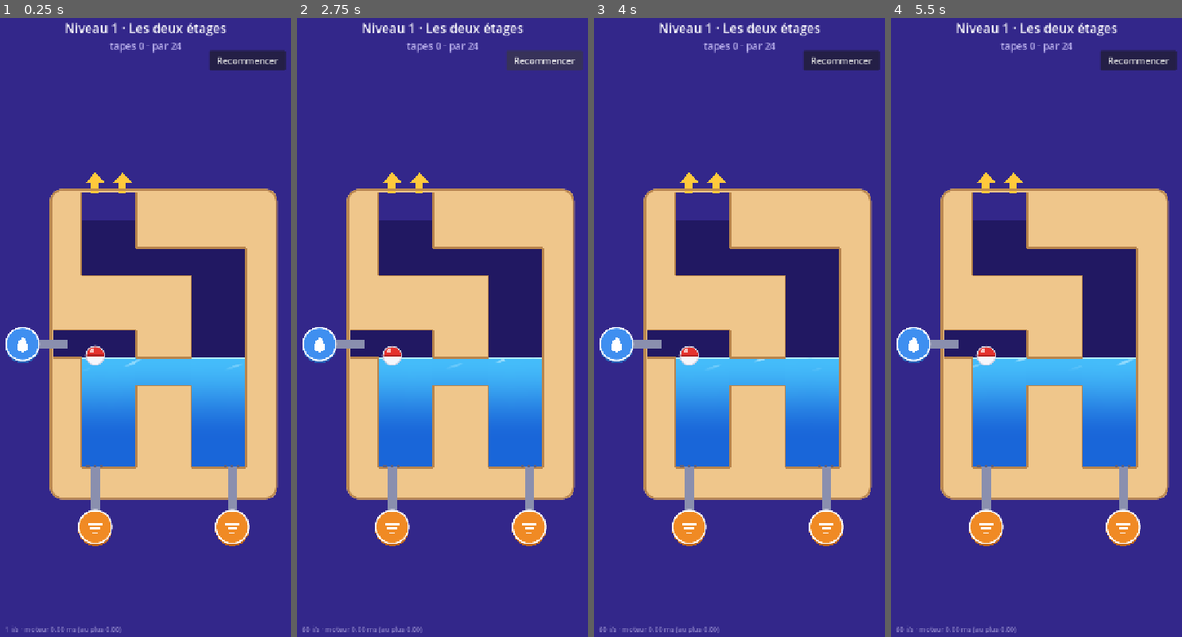
Above: before the commit, frames 1-4 (left to right).
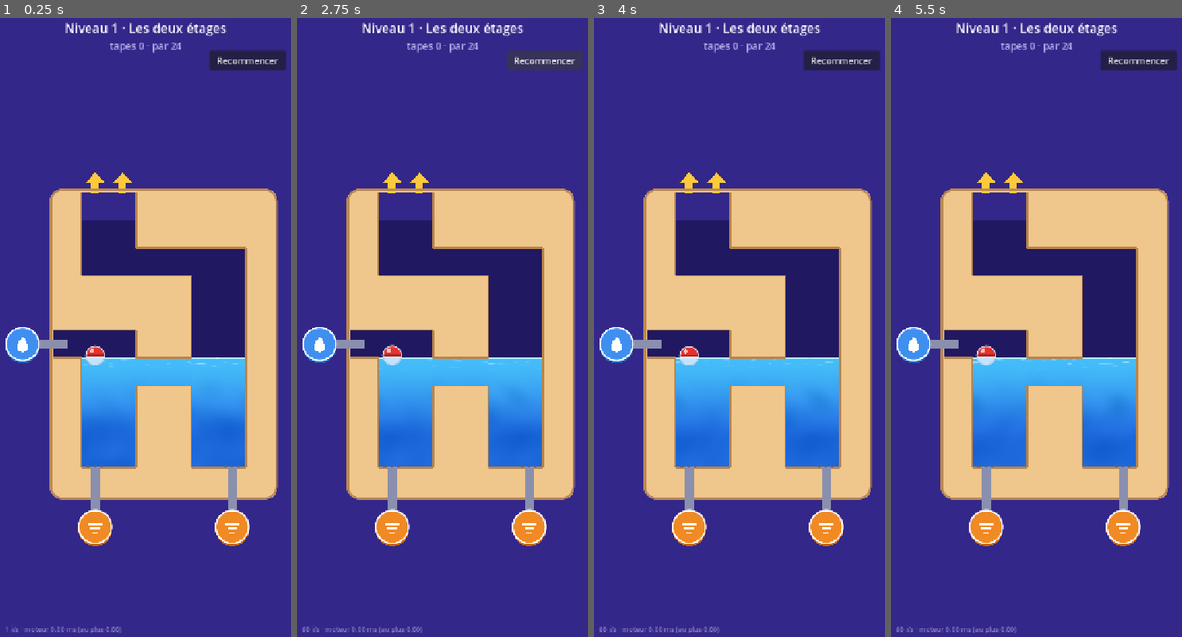
Above: after the commit, the same moments.

Repository: VincentDebaty/station
Game: Godot game, scene res://principal.tscn
The game is run twice, just before and just after one commit, with the same random seed, the same clock (stepped at 60 frames per second) and the same inputs.
Inputs (mouse positions are in pixels of both pictures, inside the frame that each line leads up to):
- Up to frame 1 (0.25 s): no input
- Up to frame 2 (2.75 s): click "Recommencer" at 0.5 s; click "Recommencer" at 1.25 s; click "Recommencer" at 2 s
- Up to frame 3 (4 s): tap Enter at 2.75 s; move the mouse to (803, 284) at 2.77 s; click (803, 284) at 2.92 s; tap Space at 3.5 s; move the mouse to (681, 352) at 3.52 s; click (681, 352) at 3.67 s
- Up to frame 4 (5.5 s): tap Enter at 4.25 s; move the mouse to (1065, 178) at 4.27 s; click (1065, 178) at 4.42 s; tap Space at 5 s; move the mouse to (1021, 445) at 5.02 s; click (1021, 445) at 5.17 s

The runs differ from the first frame. In frame 1, 0.1% of the frame differs, in the area x 28-83%, y 54-57%; in frame 2, 0.1%; in frame 3, 0.1%; in frame 4, 0.2%, in the area x 28-84%, y 52-57%.

Commit message:
Labyrinthe d'eau : des reflets qui épousent les vagues, une boule qui s'incline et trempe
Les deux derniers points du prompt de Vincent (sections 3 et 5).

Les reflets n'étaient que deux sinusoïdes, au motif répétitif. eau.gdshader
tire maintenant d'un bruit lent (un hachage sans sinus, stable en précision
moyenne sur mobile) de fins traits clairs, étirés à l'horizontale, qui
dérivent juste sous la surface et s'effacent en descendant — ils sont placés
en profondeur sous la surface locale, donc ils suivent les vagues ; le
liseré scintille par endroits ; en profondeur, des voiles de lumière à
peine visibles ondulent. Toujours opaque, toujours un seul shader.

La boule roulait seulement avec son déplacement. Elle s'incline désormais
avec la pente de la surface sous elle, comme une bouée (un ressort amorti,
7 rad/s, amortissement 0,8 : elle suit les vagues sans trembler, et se
redresse sous un plafond ou au sec) ; elle suit la petite houle de repos de
l'affichage ; sa part immergée est voilée d'un cyan léger sous une ligne de
flottaison claire (un premier voile, plus bleu et plus dense, virait au
violet sur la moitié rouge).

Tout cela est visuel : moteur.gd n'a pas changé, le banc de bc23e82 reste
valable (vert, par 24). Vérifié en fenêtre sur la partie normale et sur la
démo de chute haute : aucune erreur.

Co-Authored-By: Claude Opus 5.5 <noreply@anthropic.com>

Diff:
--- a/prototypes/labyrinthe-godot/eau.gdshader
+++ b/prototypes/labyrinthe-godot/eau.gdshader
@@ -1,11 +1,17 @@
 // L'eau du labyrinthe : chaque bassin est un polygone dont le bord du haut
 // suit la surface à ressorts du moteur. Le polygone porte, dans UV :
-//   UV.x  l'abscisse, en cases (pour les reflets) ;
+//   UV.x  l'abscisse, en cases (continue d'un bassin à l'autre) ;
 //   UV.y  la profondeur sous la surface locale, en cases (0 à la surface).
-// Le shader en tire un dégradé (cyan lumineux en surface, bleu plus profond
-// vers le fond), un liseré clair d'épaisseur constante à la surface, et
-// quelques reflets fins qui glissent juste sous elle. Rien de répétitif :
-// deux ondes de fréquences sans rapport simple, lentes.
+// D'où :
+//   - un dégradé : cyan lumineux en surface, bleu plus profond vers le fond ;
+//   - un liseré clair d'épaisseur constante à l'écran, qui scintille par
+//     endroits, là où un bruit lent passe un seuil ;
+//   - des reflets : de fins traits clairs juste sous la surface, tirés d'un
+//     bruit étiré à l'horizontale qui dérive lentement — ils épousent la
+//     surface (on les place en profondeur, pas en hauteur) et s'effacent en
+//     descendant ; jamais le même motif deux fois ;
+//   - en profondeur, des voiles de lumière à peine visibles qui ondulent.
+// Le bruit est un hachage sans sinus (stable en précision moyenne sur mobile).
 shader_type canvas_item;
 
 uniform float case_px = 50.0;               // une case, en pixels (pour le liseré)
@@ -13,20 +19,44 @@
 uniform vec4 eau_claire : source_color = vec4(0.27, 0.74, 0.98, 1.0);
 uniform vec4 eau_fonce : source_color = vec4(0.10, 0.40, 0.85, 1.0);
 uniform vec4 lisere : source_color = vec4(0.70, 0.93, 1.0, 1.0);
-uniform vec4 reflet : source_color = vec4(0.86, 0.97, 1.0, 1.0);
+uniform vec4 reflet : source_color = vec4(0.88, 0.98, 1.0, 1.0);
 uniform float profondeur_fonce = 3.0;       // en cases : là où l'eau est la plus foncée
-uniform float opacite = 1.0;               // opaque : deux bassins voisins se recouvrent un peu sans liseré de raccord
+uniform float opacite = 1.0;                // opaque : deux bassins voisins se recouvrent un peu sans liseré de raccord
+
+float hachage(vec2 p) {
+	vec3 p3 = fract(vec3(p.xyx) * 0.1031);
+	p3 += dot(p3, p3.yzx + 33.33);
+	return fract((p3.x + p3.y) * p3.z);
+}
+
+float bruit(vec2 p) {
+	vec2 i = floor(p);
+	vec2 f = fract(p);
+	vec2 u = f * f * (3.0 - 2.0 * f);
+	return mix(mix(hachage(i), hachage(i + vec2(1.0, 0.0)), u.x),
+		mix(hachage(i + vec2(0.0, 1.0)), hachage(i + vec2(1.0, 1.0)), u.x), u.y);
+}
 
 void fragment() {
 	float x = UV.x;
 	float p = max(UV.y, 0.0);
 	vec4 c = mix(eau_claire, eau_fonce, smoothstep(0.0, profondeur_fonce, p));
-	// reflets : de fines bandes claires qui glissent sous la surface et s'effacent en profondeur
-	float onde = sin(x * 3.1 + TIME * 0.9 + p * 9.0) * sin(x * 1.7 - TIME * 0.6);
-	float bande = smoothstep(0.82, 0.97, onde) * (1.0 - smoothstep(0.08, 0.55, p)) * step(0.06, p);
-	c = mix(c, reflet, bande * 0.55);
-	// le liseré de surface, d'épaisseur constante à l'écran
+
+	// les reflets : des traits fins, allongés, qui dérivent sous la surface
+	float n = bruit(vec2(x * 2.4 + TIME * 0.22, p * 16.0 - TIME * 0.12));
+	float n2 = bruit(vec2(x * 5.3 - TIME * 0.37, p * 26.0 + 3.7));
+	float trait = smoothstep(0.70, 0.88, n * 0.65 + n2 * 0.35);
+	trait *= smoothstep(0.035, 0.08, p) * (1.0 - smoothstep(0.12, 0.5, p));
+	c = mix(c, reflet, trait * 0.55);
+
+	// la lumière en profondeur : des voiles très doux qui ondulent
+	float voile = bruit(vec2(x * 1.5 + sin(TIME * 0.31 + p * 1.7) * 0.5, p * 1.2 - TIME * 0.18));
+	c.rgb += (voile - 0.5) * 0.07 * smoothstep(0.5, 1.6, p);
+
+	// le liseré de surface, d'épaisseur constante, qui scintille par endroits
 	float d_px = p * case_px;
-	c = mix(c, lisere, 1.0 - smoothstep(lisere_px - 1.0, lisere_px, d_px));
+	float bord = 1.0 - smoothstep(lisere_px - 1.0, lisere_px, d_px);
+	float scintille = smoothstep(0.78, 0.97, bruit(vec2(x * 6.5 + TIME * 0.9, TIME * 0.6)));
+	c = mix(c, mix(lisere, vec4(1.0), scintille * 0.8), bord);
 	COLOR = vec4(c.rgb, opacite);
 }
--- a/prototypes/labyrinthe-godot/principal.gd
+++ b/prototypes/labyrinthe-godot/principal.gd
@@ -53,6 +53,12 @@
 var boule_avant := Vector2.ZERO
 var angle := 0.0
 var angle_avant := 0.0
+# L'inclinaison de la boule sur les vagues : un ressort amorti vers la pente
+# de la surface sous elle, comme une bouée (purement visuel).
+var incline := 0.0
+var incline_v := 0.0
+const INCLINE_PULS := 7.0             # rad/s
+const INCLINE_AMORTI := 0.8
 var fini := false
 var attente_fin := 0
 var ms_pas := 0.0
@@ -171,7 +177,7 @@
 	e = M.charger()
 	image = 0; appui = -1; fini = false; attente_fin = 0; acc = 0.0
 	boule_avant = Vector2(e.bx, e.by)
-	angle = 0.0; angle_avant = 0.0
+	angle = 0.0; angle_avant = 0.0; incline = 0.0; incline_v = 0.0
 	debit_vu.fill(0.0); budget.fill(0.0); p_vie.fill(0.0)
 	carte.visible = false
 	_cadrer()
@@ -226,6 +232,7 @@
 		if n == 4:
 			acc = 0.0
 	_cascades(PAS_S if capture != "" else delta)
+	_incliner(PAS_S if capture != "" else delta)
 	eau.queue_redraw()
 	chutes.queue_redraw()
 	gouttes.queue_redraw()
@@ -642,23 +649,78 @@
 					vannes_n.draw_circle(ecran(float(v["x"]) + 0.5 + cos(t) * r, h + sin(t) * r * 0.35), 0.05 * case_px, ECUME)
 
 
+# Le bassin de la boule s'il a une surface libre sous elle, sinon -1.
+func _bassin_boule(x: float, y: float) -> int:
+	var cx := floori(x)
+	var cy := floori(y)
+	if cx < 0 or cy < 0 or cx >= W or cy >= H:
+		return -1
+	var a := M.bassin_de[cy * W + cx]
+	if a < 0 or e.vol[a] <= 0.02:
+		return -1
+	return a
+
+
+# La boule s'incline avec la pente de la surface sous elle : la normale de
+# l'eau devient son « haut ». Un ressort amorti, pour qu'elle suive les vagues
+# sans trembler ; sous un plafond ou au sec, elle se redresse.
+func _incliner(dt: float) -> void:
+	var cible := 0.0
+	var a := _bassin_boule(e.bx, e.by)
+	if a >= 0 and M.libre(e, a) and absf(M.surface_en(e, a, e.bx) - e.by) < 0.5:
+		var pente := (_surface_vue(a, e.bx + 0.15) - _surface_vue(a, e.bx - 0.15)) / 0.3
+		cible = -atan(pente) * 0.9
+	incline_v += ((cible - incline) * INCLINE_PULS * INCLINE_PULS - 2.0 * INCLINE_AMORTI * INCLINE_PULS * incline_v) * dt
+	incline += incline_v * dt
+
+
 func _dessiner_boule() -> void:
 	var f := clampf(acc / PAS_S, 0.0, 1.0)
 	var x := lerpf(boule_avant.x, e.bx, f)
 	var y := lerpf(boule_avant.y, e.by, f)
-	var ang := lerpf(angle_avant, angle, f)
+	var ang := lerpf(angle_avant, angle, f) + incline
+	var r_c := Moteur.RAYON
+	# la surface sous la boule, telle qu'on la voit ; la boule qui flotte suit
+	# aussi la petite houle de repos de l'affichage
+	var a := _bassin_boule(x, y)
+	var eau_haut := -INF
+	if a >= 0:
+		if M.libre(e, a):
+			eau_haut = _surface_vue(a, x)
+			if absf(M.surface_en(e, a, x) - y) < 0.5:
+				y += eau_haut - M.surface_en(e, a, x)
+		else:
+			eau_haut = float(M.b_haut[a]) + 1.0
 	var c := ecran(x, y)
-	var r := Moteur.RAYON * case_px
+	var r := r_c * case_px
 	boule_n.draw_circle(c, r, BLANC)
 	var demi := PackedVector2Array()
 	for q in 17:
-		var a := ang + PI + PI * q / 16.0
-		demi.append(c + Vector2(cos(a), sin(a)) * r)
+		var t := ang + PI + PI * q / 16.0
+		demi.append(c + Vector2(cos(t), sin(t)) * r)
 	boule_n.draw_colored_polygon(demi, ROUGE)
 	var axe := Vector2(cos(ang), sin(ang)) * r
 	boule_n.draw_line(c - axe, c + axe, ROUGE_OMBRE, 0.08 * case_px)
 	boule_n.draw_arc(c, r, 0, TAU, 40, BLANC_OMBRE, 0.04 * case_px, true)
 	boule_n.draw_circle(c + Vector2(-0.35, -0.5) * r, 0.22 * r, Color(1, 1, 1, 0.7))
+	# la part immergée : voilée d'eau, sous une ligne de flottaison claire
+	if eau_haut > y - r_c:
+		var voile := PackedVector2Array()
+		if eau_haut >= y + r_c:
+			for q in 33:
+				var t := TAU * q / 32.0
+				voile.append(ecran(x + cos(t) * r_c, y + sin(t) * r_c))
+		else:
+			var t0 := asin(clampf((eau_haut - y) / r_c, -1.0, 1.0))
+			for q in 25:
+				var t := lerpf(PI - t0, TAU + t0, q / 24.0)
+				voile.append(ecran(x + cos(t) * r_c, y + sin(t) * r_c))
+			var g := ecran(x - cos(t0) * r_c, eau_haut)
+			var d := ecran(x + cos(t0) * r_c, eau_haut)
+			boule_n.draw_colored_polygon(voile, Color(0.3, 0.72, 1.0, 0.3))
+			boule_n.draw_line(g, d, Color(0.82, 0.96, 1.0, 0.9), maxf(1.5, 0.05 * case_px), true)
+			return
+		boule_n.draw_colored_polygon(voile, Color(0.3, 0.72, 1.0, 0.3))
 
 
 # --- sans les doigts ---------------------------------------------------------------
Not shown, changed: prototypes/labyrinthe-godot/README.md
